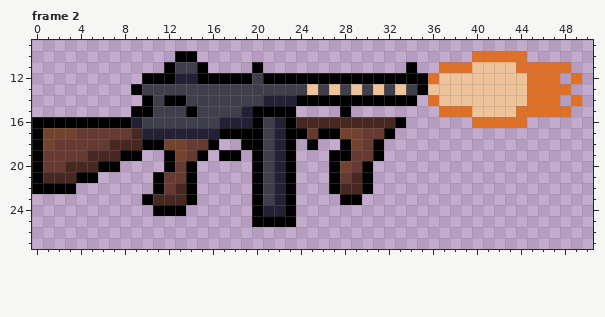
Edited in one commit: pixel-art file (Unity_Project/Assets/Sprites/Items/TommyGun.aseprite). This is how it looked before the edit.
52x32 pixels, 2 frames. Shown: frame 2: x 0..50, y 9..27. The commit also changed other frames, which this record leaves out.
After:
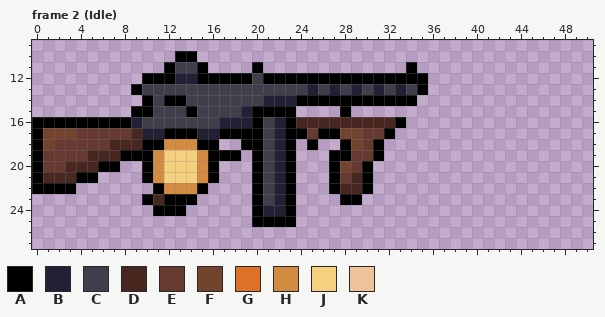
Palette (. is transparent): A #000000  B #222034  C #3f3e4b  D #482721  E #663931  F #73432d  G #df7126  H #d28b40  J #f5d07e  K #eec39a
Diff:
layer "Hand" added
Frame 2 (Idle), layers "Hand", "Layer 1":
y 10: x 40..44 GGGGG -> .....
y 11: x 37..48 GGGKKKKGGGGG -> ............
y 12: x 36..47 GKKKKKKKKGGG -> ............; x 49 G -> .
y 13: x 25 K -> B; x 27 K -> B; x 29 K -> B; x 31 K -> B; x 33 K -> B; x 36..48 KKKKKKKKKGGGG -> .............
y 14: x 36..47 GKKKKKKKKGGG -> ............; x 49 G -> .
y 15: x 37..48 GGGKKKKGGGGG -> ............
y 16: x 40..44 GGGGG -> .....
y 17: x 12..14 BBB -> AAA
y 18: x 12..15 FFEE -> HHHA
y 19: x 10..16 ..AFEA. -> AHJJJHA
y 20: x 10..16 ..AEA.. -> AHJJJHA
y 21: x 10..16 .AEEA.. -> AHJJJHA
y 22: x 12..15 EDA. -> HHHA
y 23: x 12..13 DD -> AA
Changed places in both pictures, as pixel boxes (x1, y1, x2, y2):
changed: (307, 51, 582, 128)
changed: (142, 128, 219, 205)
